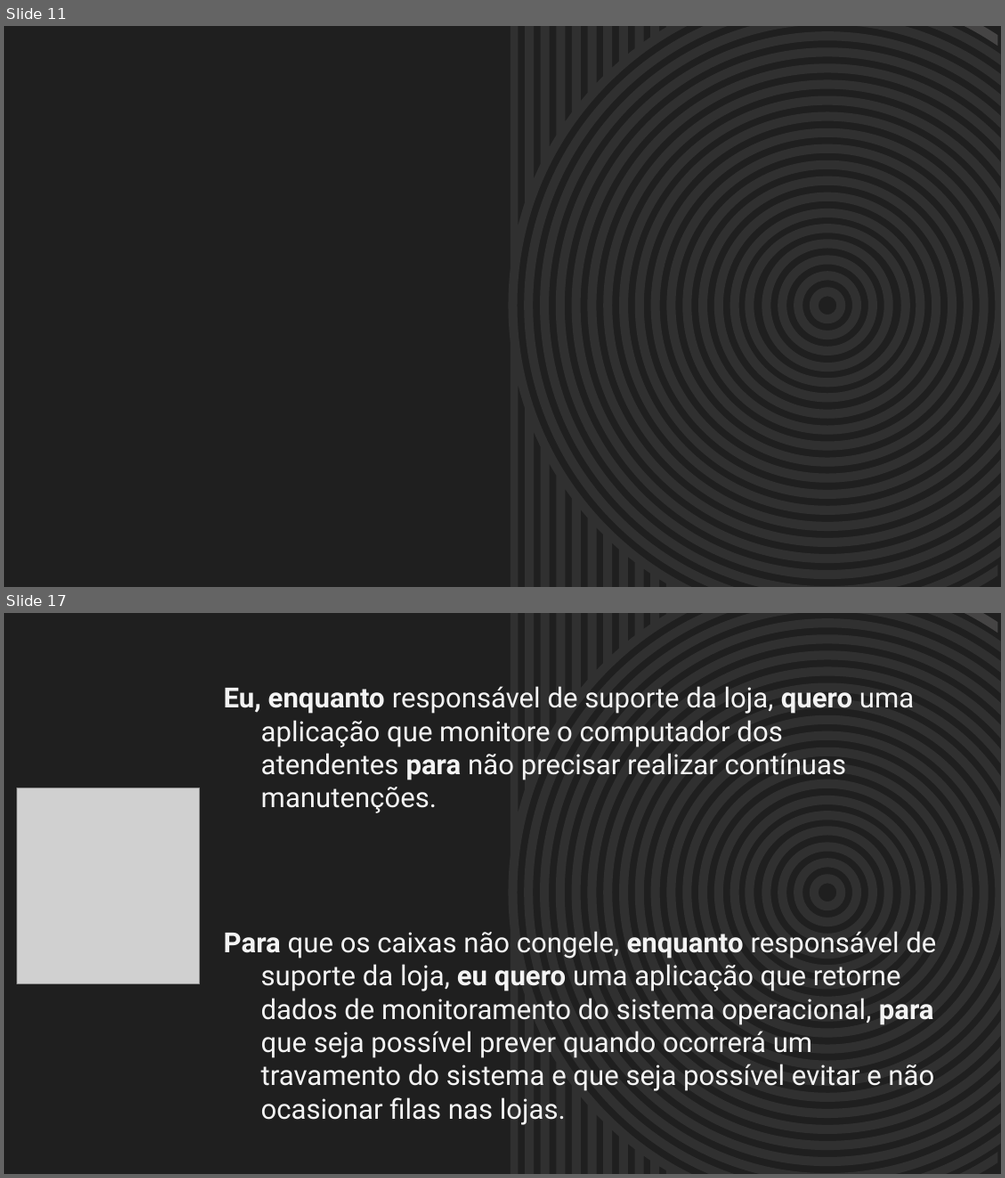
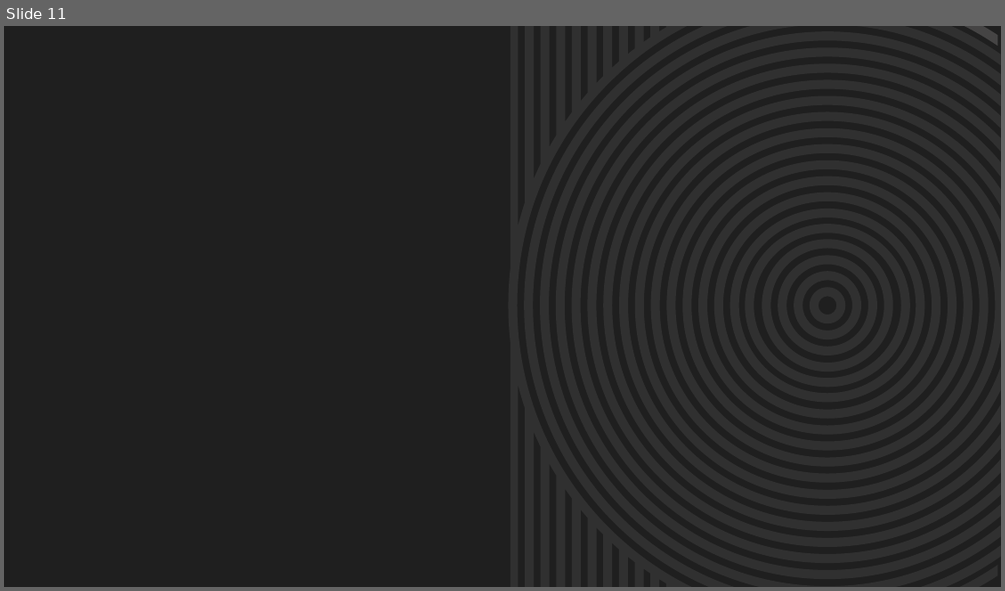
Before and after one commit to BandTec/primelloteirs, a slide deck: Documentacao/Slides KPRunnin.pptx. Shown one above the other, each under a label of ours: slides 11 and 17 before the commit, slide 11 after it; the slides between them are not shown. The pictures are 1005x1178 and 1005x591 pixels, drawn with LibreOffice and Linux fonts; fonts in the diff are those of the drawing; grey boxes stand for pictures; background and template pictures are left out. Boxes give left, top, right and bottom in pixels: in the first picture for what was removed or moved away, otherwise in the second. Text is boxed around its words. In the diff, an @@ line names an element or a change of style, - is before the commit and + after.

```diff
--- a/Documentacao/Slides KPRunnin.pptx
+++ b/Documentacao/Slides KPRunnin.pptx
@@ slide 17 removed at bbox=[4, 613, 1001, 1174], background #1F1F1F; not listed: 23 template elements that a slide beside it also shows @@
@@ freeform shape removed at bbox=[964, 613, 998, 633] @@
@@ subtitle removed at bbox=[224, 686, 914, 813] @@
-Eu, enquanto responsável de suporte da loja, quero uma aplicação que monitore o computador dos atendentes para não precisar realizar contínuas manutenções.
@@ picture removed at bbox=[17, 787, 200, 984] @@
@@ text removed at bbox=[224, 931, 936, 1125] @@
-Para que os caixas não congele, enquanto responsável de suporte da loja, eu quero uma aplicação que retorne dados de monitoramento do sistema operacional, para que seja possível prever quando ocorrerá um travamento do sistema e que seja possível evitar e não ocasionar filas nas lojas.
@@ freeform shape removed at bbox=[960, 1151, 998, 1173] @@
```
Also in this commit, not shown: 3 slides changed, 4 other slides removed, 3 other files.
